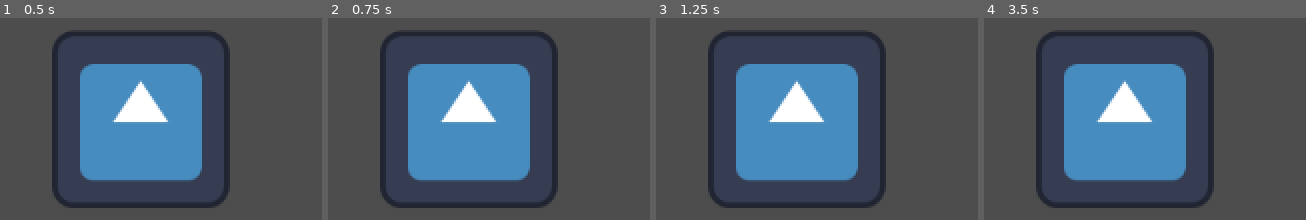
Above: before the commit, frames 1-4 (left to right).
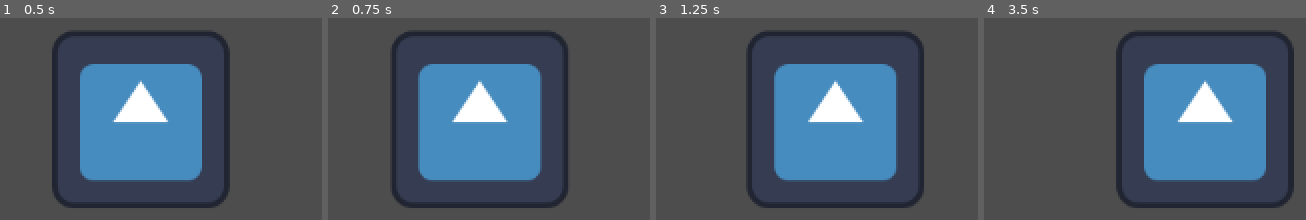
Above: after the commit, the same moments.

Repository: Trimlocgit/FreeWay
Game: Godot game, scene res://main.tscn
The game is run twice, just before and just after one commit, with the same random seed, the same clock (stepped at 60 frames per second) and the same inputs. Before the commit the project has no main scene; this scene is started directly in both runs. The engine's default icon, where the game draws it, is replaced by a stand-in: a white triangle on a blue panel in a dark square.
Inputs:
- Up to frame 1 (0.5 s): no input
- Up to frame 2 (0.75 s): tap Enter at 0.5 s; hold D (droite, bound only after the commit) from 0.53 s (still down)
- Up to frame 3 (1.25 s): keep holding D (droite, bound only after the commit)
- Up to frame 4 (3.5 s): release D (droite, bound only after the commit) at 1.28 s; hold A (gauche, bound only after the commit) 1.28-2.03 s; hold D (droite, bound only after the commit) from 2.03 s (still down)

Frame 1 is identical in both runs. In frame 2, 12% of the frame differs, in the area x 16-75%, y 6-95%; in frame 3, 23%; in frame 4, 36%, in the area x 16-97%, y 6-95%.

Commit message:
ajout deplacement

Diff:
--- a/project.godot
+++ b/project.godot
@@ -11,5 +11,21 @@
 [application]
 
 config/name="FreeWay"
+run/main_scene="uid://6yuqi14bgbq3"
 config/features=PackedStringArray("4.4", "Forward Plus")
 config/icon="res://icon.svg"
+
+[input]
+
+droite={
+"deadzone": 0.2,
+"events": [Object(InputEventKey,"resource_local_to_scene":false,"resource_name":"","device":-1,"window_id":0,"alt_pressed":false,"shift_pressed":false,"ctrl_pressed":false,"meta_pressed":false,"pressed":false,"keycode":0,"physical_keycode":68,"key_label":0,"unicode":100,"location":0,"echo":false,"script":null)
+, Object(InputEventKey,"resource_local_to_scene":false,"resource_name":"","device":-1,"window_id":0,"alt_pressed":false,"shift_pressed":false,"ctrl_pressed":false,"meta_pressed":false,"pressed":false,"keycode":0,"physical_keycode":4194321,"key_label":0,"unicode":0,"location":0,"echo":false,"script":null)
+]
+}
+gauche={
+"deadzone": 0.2,
+"events": [Object(InputEventKey,"resource_local_to_scene":false,"resource_name":"","device":-1,"window_id":0,"alt_pressed":false,"shift_pressed":false,"ctrl_pressed":false,"meta_pressed":false,"pressed":false,"keycode":0,"physical_keycode":65,"key_label":0,"unicode":113,"location":0,"echo":false,"script":null)
+, Object(InputEventKey,"resource_local_to_scene":false,"resource_name":"","device":-1,"window_id":0,"alt_pressed":false,"shift_pressed":false,"ctrl_pressed":false,"meta_pressed":false,"pressed":false,"keycode":0,"physical_keycode":4194319,"key_label":0,"unicode":0,"location":0,"echo":false,"script":null)
+]
+}
--- a/script/player.gd
+++ b/script/player.gd
@@ -1 +1,20 @@
 extends Area2D
+
+
+@export var vitesse = 40 # Vitesse du joueur
+var tailleEcran # Taille de l'écran (limite de jeux)
+
+
+func _ready():
+	tailleEcran = get_viewport_rect().size
+
+func _process(delta: float) -> void:
+	var velocite = Vector2.ZERO
+
+	if (Input.is_action_pressed("droite")):
+		velocite.x += vitesse
+	if (Input.is_action_pressed("gauche")):
+		velocite.x -= vitesse
+
+	position += velocite * delta
+	position = position.clamp(Vector2.ZERO, tailleEcran)
